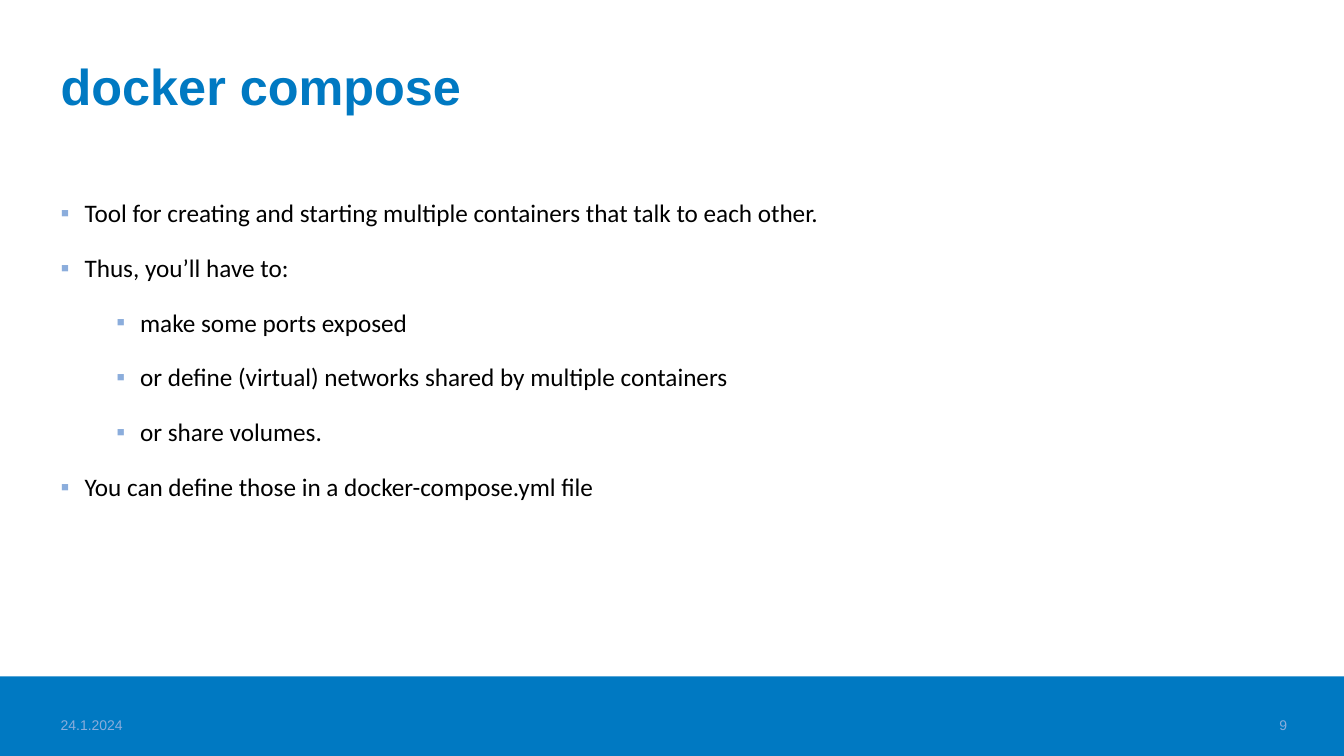
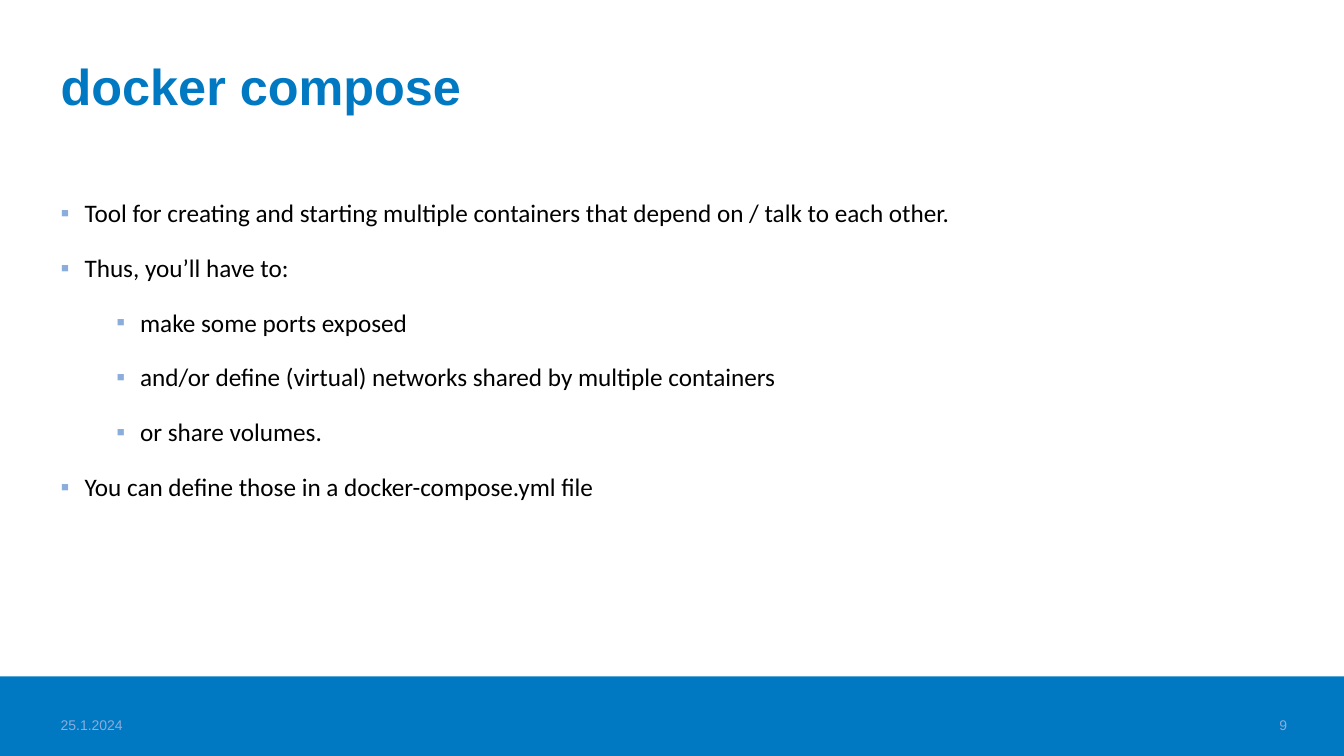
Before and after one commit to haagahelia/ohke-teknologiat, a slide deck: slide 9 of 01_docker/DockerConceptsAndVocabulary.pptx. Drawn at 1344x756 pixels with LibreOffice and Linux fonts; fonts in the diff are those of the drawing; background and template pictures are left out. Boxes give left, top, right and bottom in pixels: in the first picture for what was removed or moved away, otherwise in the second. Text is boxed around its words. In the diff, an @@ line names an element or a change of style, - is before the commit and + after.

Commit message:
Docker updates

```diff
--- a/01_docker/DockerConceptsAndVocabulary.pptx
+++ b/01_docker/DockerConceptsAndVocabulary.pptx
@@ text at (x1=85, y1=204, x2=949, y2=227): text changed @@
-▪ Tool for creating and starting multiple containers that talk to each other.
+▪ Tool for creating and starting multiple containers that depend on / talk to each other.
@@ text at (x1=140, y1=368, x2=775, y2=390): text changed @@
-  ▪ or define (virtual) networks shared by multiple containers
+  ▪ and/or define (virtual) networks shared by multiple containers
@@ text at (x1=61, y1=720, x2=123, y2=730): text changed @@
-24.1.2024
+25.1.2024
```
Also in this commit, not shown: 10 other slides changed, 1 slide added, 7 other files.
